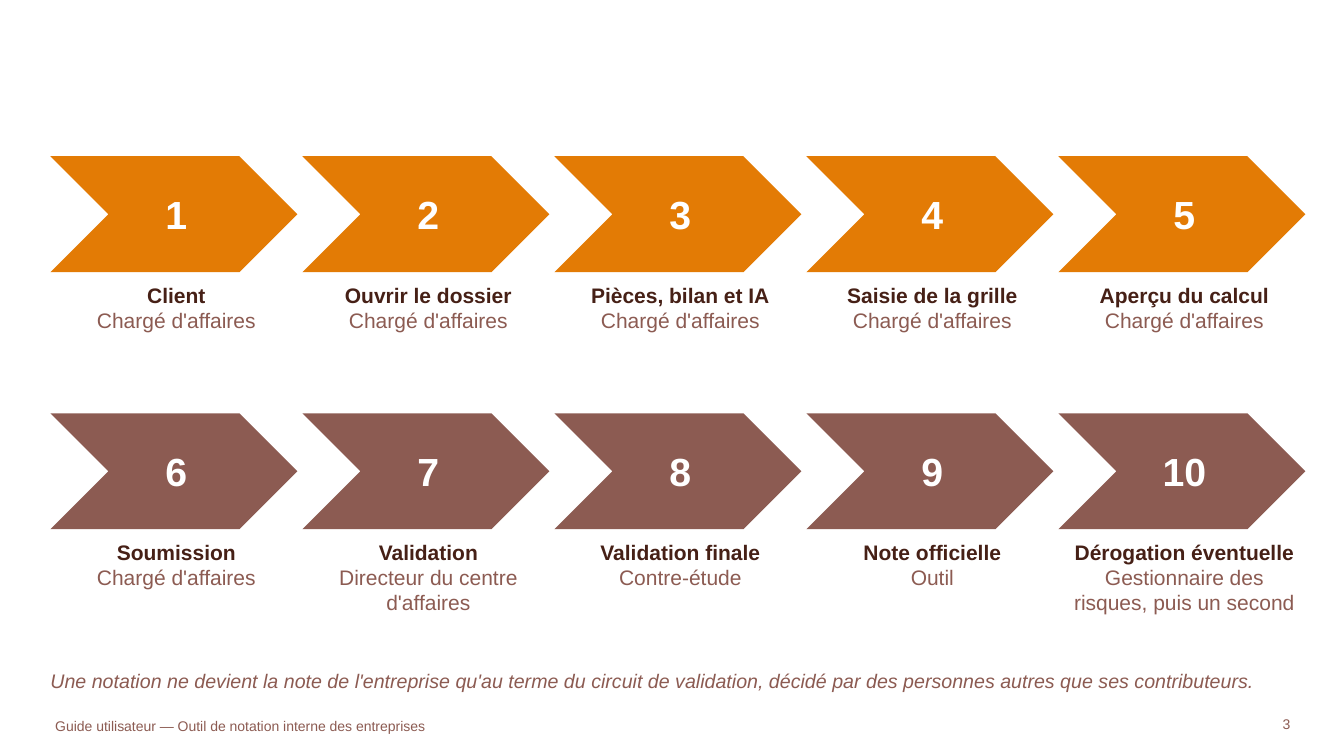
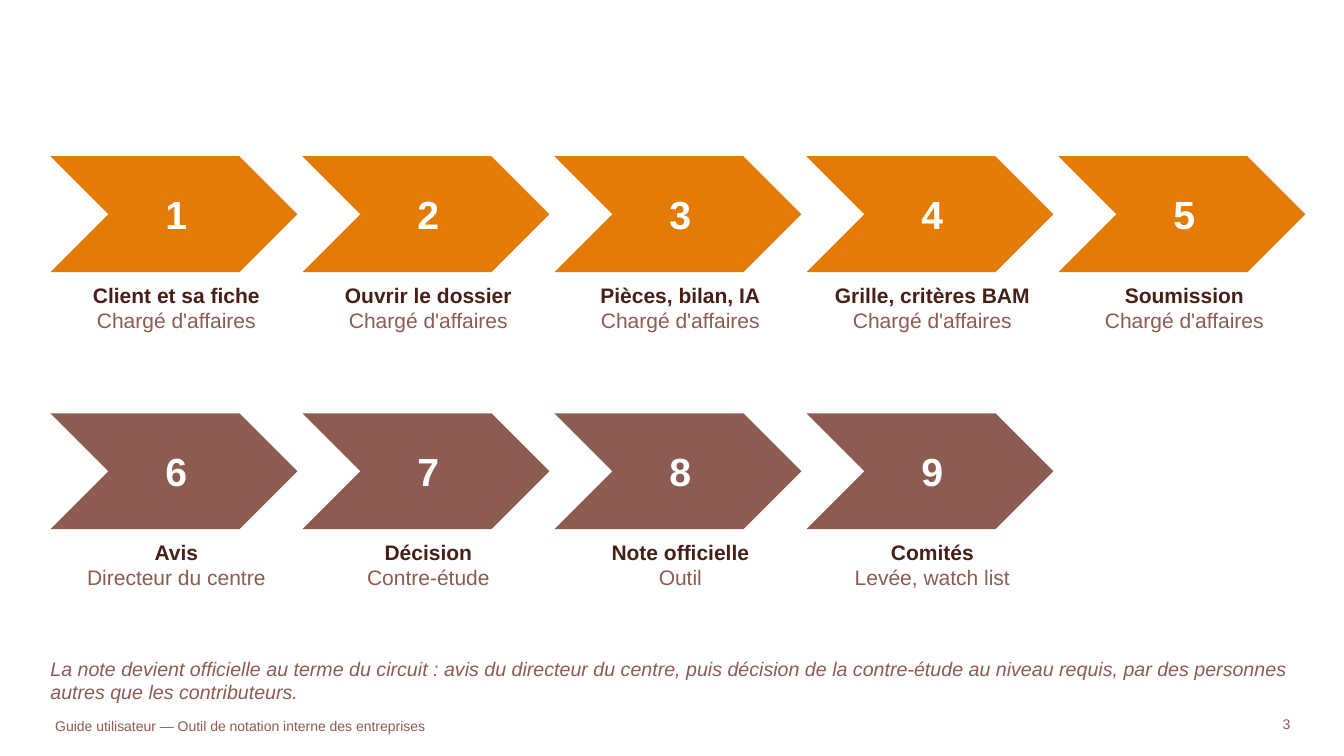
Before and after one commit to tariqeddoumi/Entreprise-scoring-cl, a slide deck: slide 3 of docs/guides/Guide_utilisateur_outil_notation.pptx. Drawn at 1344x756 pixels with LibreOffice and Linux fonts; fonts in the diff are those of the drawing; background and template pictures are left out. Boxes give left, top, right and bottom in pixels: in the first picture for what was removed or moved away, otherwise in the second. Text is boxed around its words. In the diff, an @@ line names an element or a change of style, - is before the commit and + after.

```diff
--- a/docs/guides/Guide_utilisateur_outil_notation.pptx
+++ b/docs/guides/Guide_utilisateur_outil_notation.pptx
@@ text at (93,287,260,304): text changed @@
-Client
+Client et sa fiche
@@ text at (600,287,760,307): text changed @@
-Pièces, bilan et IA
+Pièces, bilan, IA
@@ text at (835,287,1030,307): text changed @@
-Saisie de la grille
+Grille, critères BAM
@@ text at (1125,287,1244,304): text changed @@
-Aperçu du calcul
+Soumission
@@ chevron removed at (1059,413,1306,529) @@
@@ text removed at (1163,458,1207,487) @@
-10
@@ text at (87,544,265,585): text changed @@
-Soumission
-Chargé d'affaires
+Avis
+Directeur du centre
@@ text at (367,544,489,585): text changed @@
-Validation
-Directeur du centre d'affaires
+Décision
+Contre-étude
@@ text at (612,544,749,585): text changed @@
-Validation finale
-Contre-étude
+Note officielle
+Outil
@@ text at (855,544,1010,588): text changed; text colour #462016 to #8C5B52; bold off @@
-Note officielle
-Outil
+Comités
+Levée, watch list
@@ text removed at (1074,544,1295,615) @@
-Dérogation éventuelle
-Gestionnaire des risques, puis un second
@@ text at (50,661,1286,703): text changed @@
-Une notation ne devient la note de l'entreprise qu'au terme du circuit de validation, décidé par des personnes autres que ses contributeurs.
+La note devient officielle au terme du circuit : avis du directeur du centre, puis décision de la contre-étude au niveau requis, par des personnes autres que les contributeurs.
```
Also in this commit, not shown: 14 other slides changed, 24 slides added, 1 other file.
